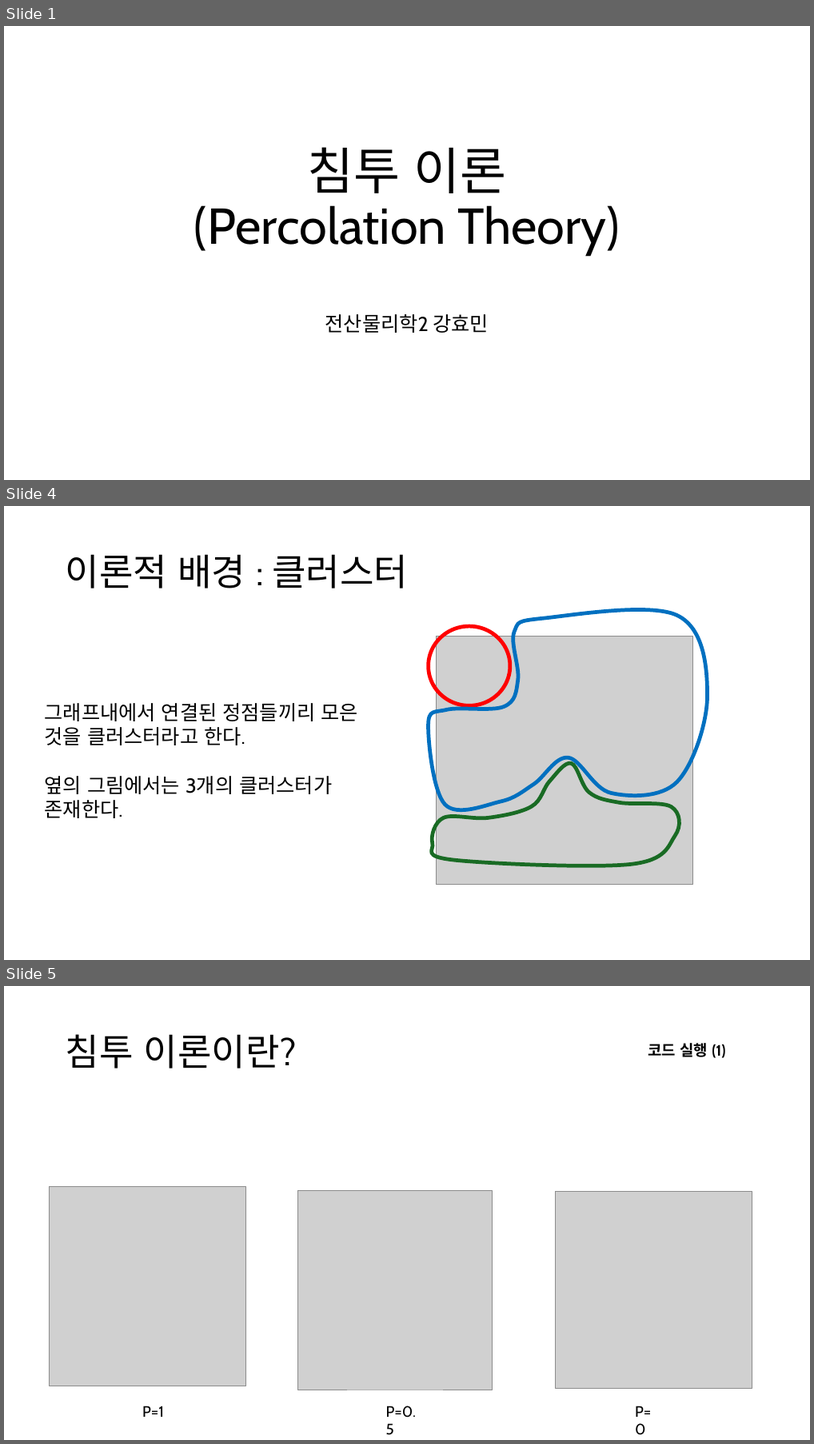
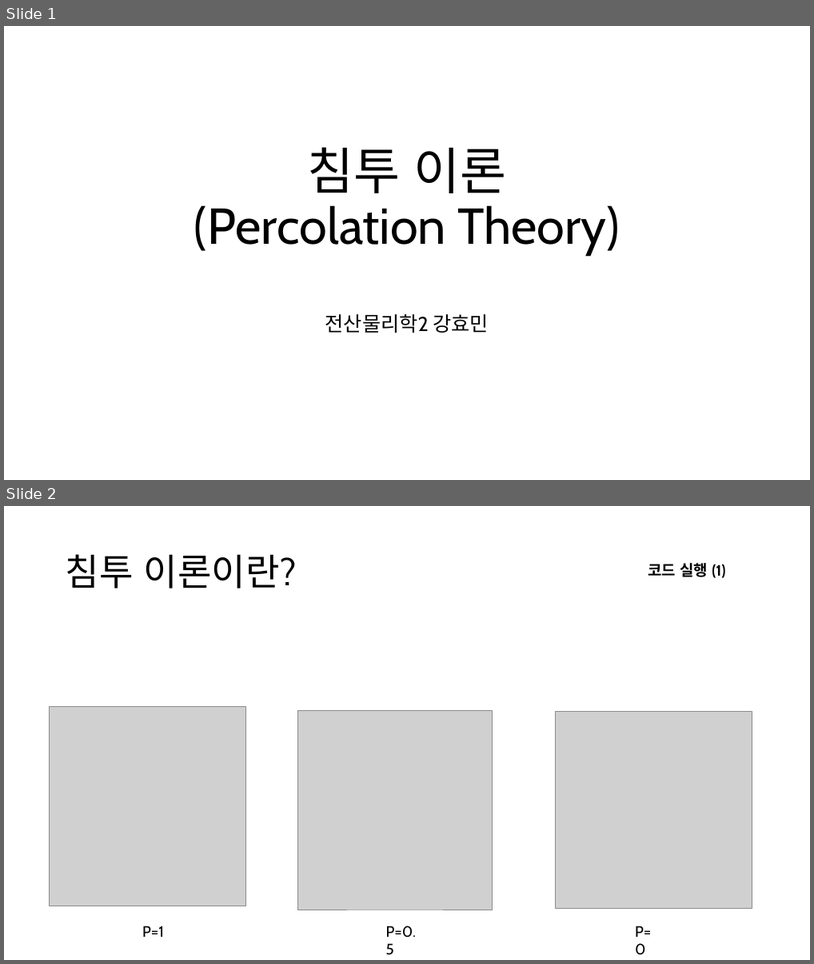
Before and after one commit to singrum/percolation-model, a slide deck: percolation.pptx. Shown one above the other, each under a label of ours: slides 1, 4 and 5 before the commit, slides 1 and 2 after it; the slides between them are not shown. The pictures are 814x1444 and 814x964 pixels, drawn with LibreOffice and Linux fonts; fonts in the diff are those of the drawing; grey boxes stand for pictures. Boxes give left, top, right and bottom in pixels: in the first picture for what was removed or moved away, otherwise in the second. Text is boxed around its words. In the diff, an @@ line names an element or a change of style, - is before the commit and + after.

```diff
--- a/percolation.pptx
+++ b/percolation.pptx
@@ slide 4 removed at [4, 506, 810, 960], background #FFFFFF @@
@@ title removed at [66, 554, 408, 588] @@
-이론적 배경 : 클러스터
@@ freeform shape removed at [429, 609, 708, 810] @@
@@ ellipse removed at [429, 626, 510, 706] @@
@@ picture removed at [437, 636, 694, 884] @@
@@ text removed at [45, 703, 358, 818] @@
-그래프내에서 연결된 정점들끼리 모은 것을 클러스터라고 한다.
-옆의 그림에서는 3개의 클러스터가 존재한다.
@@ freeform shape removed at [432, 763, 680, 866] @@
@@ what was slide 5 is now slide 2 @@
```
Also in this commit, not shown: 6 slides changed, 1 slide added, 3 other slides removed, 1 other file.
